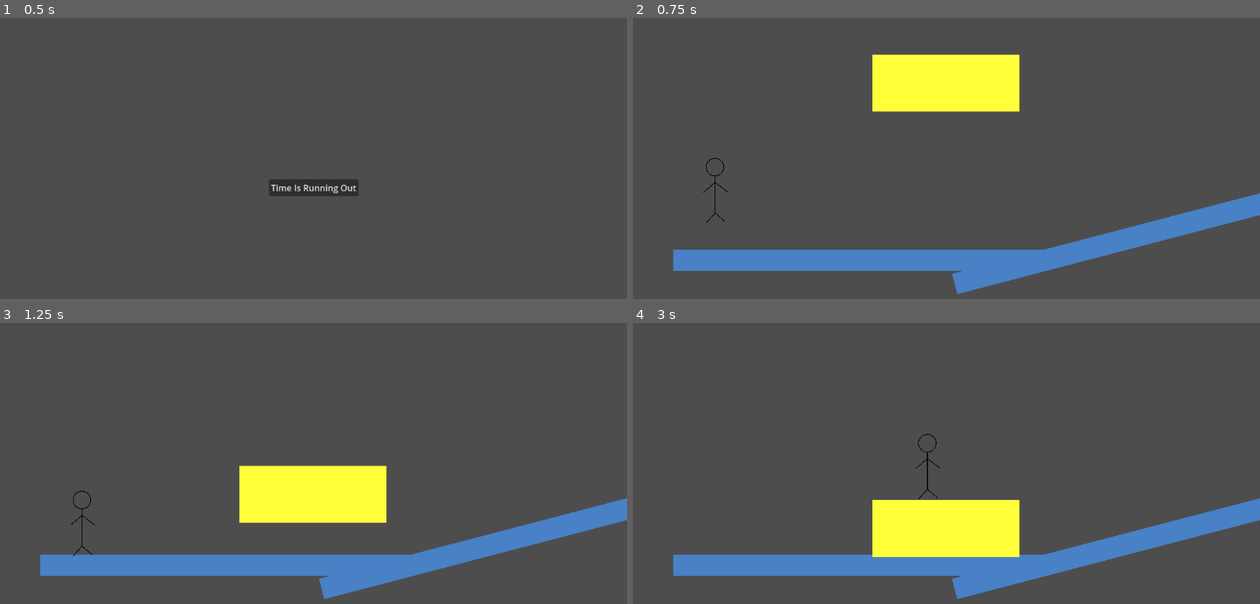
Above: before the commit, frames 1-4 (two rows, left to right).
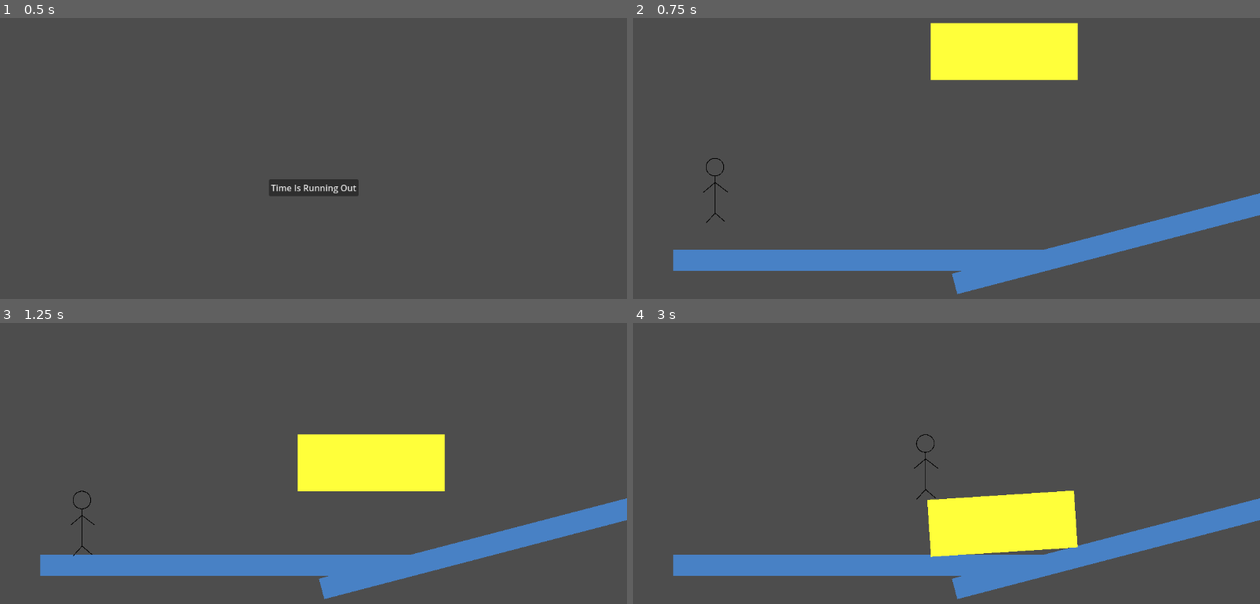
Above: after the commit, the same moments.

Repository: JuvenalSantiso/GameJam_TIRO
Game: Godot game, scene res://ui/main_menu.tscn
The game is run twice, just before and just after one commit, with the same random seed, the same clock (stepped at 60 frames per second) and the same inputs.
Inputs:
- Up to frame 1 (0.5 s): no input
- Up to frame 2 (0.75 s): click "Time Is Running Out" at 0.5 s
- Up to frame 3 (1.25 s): no input
- Up to frame 4 (3 s): hold D (right) 1.28-2.78 s; tap K (grab) at 1.35, 2.1, 2.85 s; tap Space (jump) at 1.52, 2.27 s; hold A (left) from 2.78 s (still down)

Frame 1 is identical in both runs. In frame 2, 7.1% of the frame differs, in the area x 38-71%, y 1-34%; in frame 3, 7.1%; in frame 4, 4.2%.

Commit message:
Hotfix: is grabbabale box

Diff:
--- a/globals/GameManager.gd
+++ b/globals/GameManager.gd
@@ -1,7 +1,7 @@
 extends Node
 
 var player_scene: PackedScene = preload("res://player/player.tscn")
-
+var player_count: int = 0
 var current_spawner: Marker2D
 
 func init_game_manager(marker_spawn, death_signal):
@@ -18,6 +18,8 @@
 
 	spawn_player()
 
+	player_count += 1
+
 func spawn_player():
 	var player = player_scene.instantiate()
 	current_spawner.add_child(player)
--- a/items/box.gd
+++ /dev/null
@@ -1,27 +0,0 @@
-extends RigidBody2D
-
-const PUSH_FORCE = 5
-
-var initial_position: Vector2
-var initial_rotation
-
-var force: Vector2 = Vector2.ZERO
-
-func do_push(direction):
-	force += Vector2(direction*PUSH_FORCE,0)
-
-func reset_box():
-	force = Vector2.ZERO
-	global_transform.origin = initial_position
-	global_rotation = initial_rotation
-	linear_velocity = Vector2(0, 0)
-	angular_velocity = 0.0
-	set_axis_velocity(Vector2.ZERO)
-
-
-func _ready():
-	initial_position = position
-	initial_rotation = rotation
-
-func _integrate_forces(state):
-	apply_force(force)
--- a/items/box.tscn
+++ b/items/box.tscn
@@ -1,6 +1,6 @@
 [gd_scene load_steps=5 format=3 uid="uid://dhn20444pg50o"]
 
-[ext_resource type="Script" path="res://items/box.gd" id="1_bagee"]
+[ext_resource type="Script" path="res://items/scripts/box.gd" id="1_bagee"]
 
 [sub_resource type="RectangleShape2D" id="RectangleShape2D_5838n"]
 size = Vector2(271, 105)
@@ -13,7 +13,8 @@
 
 [node name="Box" type="RigidBody2D" groups=["boxes"]]
 collision_layer = 4
-collision_mask = 3
+collision_mask = 19
+mass = 200.0
 script = ExtResource("1_bagee")
 
 [node name="CollisionShape2D" type="CollisionShape2D" parent="."]
--- a/levels/level_0.tscn
+++ b/levels/level_0.tscn
@@ -1,6 +1,7 @@
-[gd_scene load_steps=5 format=3 uid="uid://cjhthc8hewvth"]
+[gd_scene load_steps=6 format=3 uid="uid://cjhthc8hewvth"]
 
 [ext_resource type="Script" path="res://levels/scripts/level_0.gd" id="1_0100v"]
+[ext_resource type="PackedScene" uid="uid://cxe5b5m7by8xe" path="res://items/mill_platform.tscn" id="2_dbtut"]
 [ext_resource type="PackedScene" uid="uid://dhn20444pg50o" path="res://items/box.tscn" id="2_elrd8"]
 
 [sub_resource type="RectangleShape2D" id="RectangleShape2D_jeext"]
@@ -62,9 +63,12 @@
 [node name="Spawn" type="Marker2D" parent="."]
 position = Vector2(151, 317)
 
-[node name="Box" parent="." instance=ExtResource("2_elrd8")]
-position = Vector2(570, 104)
-
 [node name="DeathTimer" type="Timer" parent="."]
 wait_time = 5.0
 autostart = true
+
+[node name="Box" parent="." instance=ExtResource("2_elrd8")]
+position = Vector2(677, 46)
+
+[node name="MillPlatform" parent="." instance=ExtResource("2_dbtut")]
+position = Vector2(948, 205)
--- a/player/player.tscn
+++ b/player/player.tscn
@@ -12,7 +12,7 @@
 size = Vector2(62.75, 55)
 
 [node name="Player" type="CharacterBody2D" groups=["players"]]
-collision_mask = 6
+collision_mask = 22
 script = ExtResource("1_o0jok")
 
 [node name="CollisionShape2D" type="CollisionShape2D" parent="."]
--- a/player/scripts/player.gd
+++ b/player/scripts/player.gd
@@ -13,6 +13,7 @@
 var initial_position: Vector2
 var is_death = false
 var is_grabbing: bool = false
+var is_grabbable: bool = false
 var is_sticking:bool = false
 var grabbed_box: RigidBody2D
 var grabber_box: Area2D
@@ -28,6 +29,8 @@
 	position = initial_position
 	set_velocity(Vector2(0,0))
 	is_sticking = false
+	is_grabbable = false
+	is_grabbing = false
 	grabbed_box = null
 
 
@@ -51,7 +54,7 @@
 
 	vision_direction(direction)
 
-	if Input.is_action_just_pressed("grab") and grabbed_box:
+	if Input.is_action_just_pressed("grab") and is_grabbable and grabbed_box:
 		action.grab = true
 		if is_sticking:
 			is_sticking = false
@@ -115,9 +118,11 @@
 	if body.is_in_group("boxes") and not is_sticking:
 		grabbed_box = null
 		grabber_box = null
+		is_grabbable = false
 
 
 func _on_action_area_area_entered(area):
 	print(area)
+	is_grabbable = true
 	if area.is_in_group("grabber_box"):
 		grabber_box = area
--- a/project.godot
+++ b/project.godot
@@ -48,3 +48,4 @@
 2d_physics/layer_2="walls"
 2d_physics/layer_3="items"
 2d_physics/layer_4="areas"
+2d_physics/layer_5="platform"
